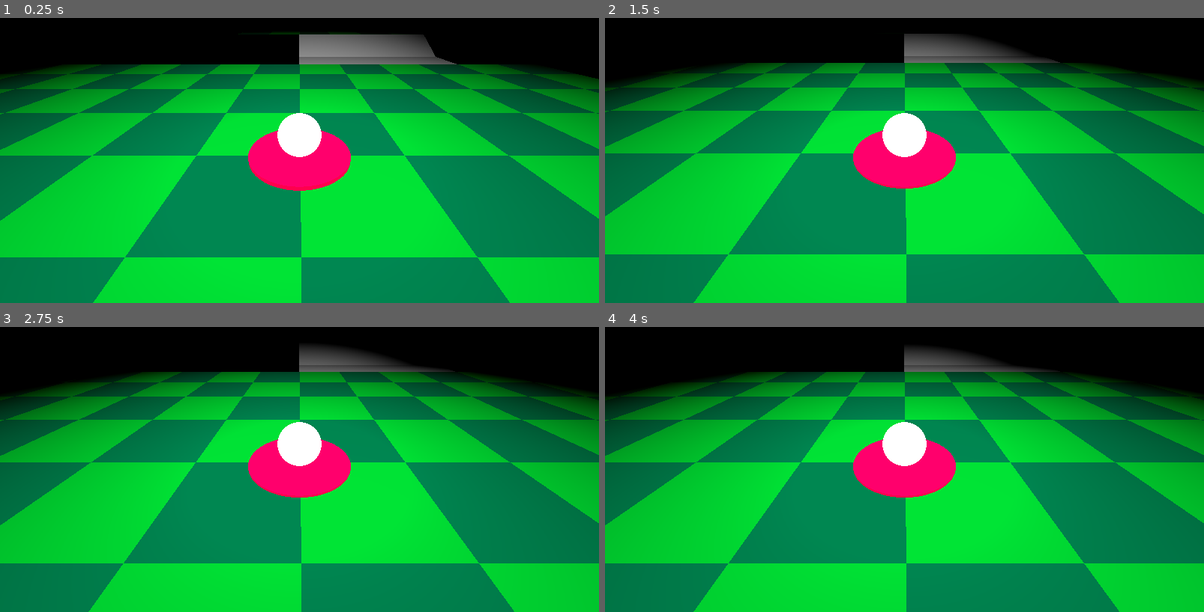
Above: before the commit, frames 1-4 (two rows, left to right).
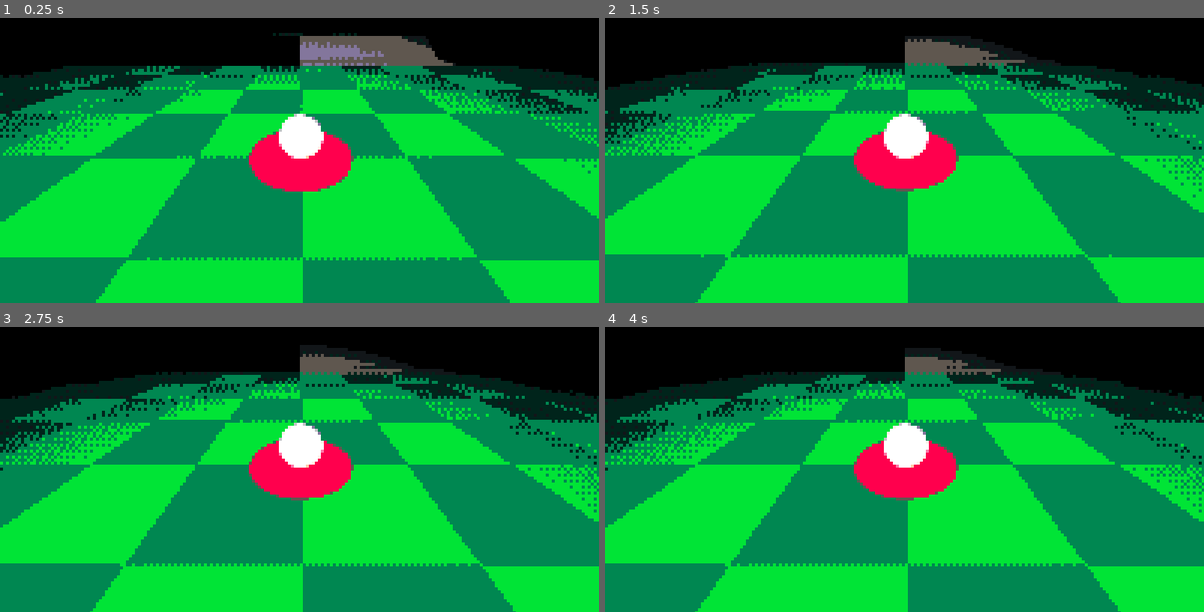
Above: after the commit, the same moments.

Repository: dhuddleston/BigModeGameJam2025
Game: Godot game, scene res://Scenes/ball_test_scene.tscn
The game is run twice, just before and just after one commit, with the same random seed, the same clock (stepped at 60 frames per second) and the same inputs.
Inputs (mouse positions are in pixels of both pictures, inside the frame that each line leads up to):
- Up to frame 1 (0.25 s): no input
- Up to frame 2 (1.5 s): tap Enter at 0.5 s; move the mouse to (934, 134) at 0.52 s; click (934, 134) at 0.67 s; tap Space at 0.77 s; move the mouse to (874, 137) at 1.27 s; click (874, 137) at 1.42 s
- Up to frame 3 (2.75 s): tap Space at 1.52 s; move the mouse to (311, 438) at 2.02 s; click (311, 438) at 2.17 s
- Up to frame 4 (4 s): move the mouse to (898, 449) at 2.77 s; click (898, 449) at 2.92 s; tap Space at 3.02, 3.77 s; move the mouse to (946, 446) at 3.52 s; click (946, 446) at 3.67 s

The runs differ from the first frame. In frame 1, 27% of the frame differs, in the area x 0-100%, y 4-100%; in frame 2, 30%; in frame 3, 31%; in frame 4, 31%, in the area x 0-100%, y 7-100%.

Commit message:
Made power arrow render in front of scenery

Diff:
--- a/Prefabs/Gameplay/player_controller_fab.tscn
+++ b/Prefabs/Gameplay/player_controller_fab.tscn
@@ -3,6 +3,7 @@
 [ext_resource type="Script" path="res://Scripts/player_controller.gd" id="1_nv0vu"]
 [ext_resource type="PhysicsMaterial" uid="uid://bjqrehal88572" path="res://PhysMats/ball.tres" id="2_jcgso"]
 [ext_resource type="Material" uid="uid://be0w0a33lrpw4" path="res://Materials/IndicatorMat.tres" id="3_1tfm4"]
+[ext_resource type="Texture2D" uid="uid://41wkn78onipe" path="res://Textures/PowerArrow.png" id="3_vpn5j"]
 
 [sub_resource type="SphereShape3D" id="SphereShape3D_0ujoa"]
 
@@ -14,8 +15,6 @@
 
 [sub_resource type="Environment" id="Environment_wmfqj"]
 background_mode = 1
-
-[sub_resource type="PrismMesh" id="PrismMesh_10uax"]
 
 [sub_resource type="CylinderMesh" id="CylinderMesh_0riom"]
 material = ExtResource("3_1tfm4")
@@ -66,12 +65,14 @@
 environment = SubResource("Environment_wmfqj")
 
 [node name="PowerVisualizer" type="Node3D" parent="CameraRoot"]
-transform = Transform3D(1, 0, 0, 0, 1, 0, 0, 0, 1, 0, -0.1, 0)
+transform = Transform3D(1, 0, 0, 0, 1, 0, 0, 0, 1, 0, -0.09, -0.2)
 
-[node name="MeshInstance3D" type="MeshInstance3D" parent="CameraRoot/PowerVisualizer"]
-transform = Transform3D(0.24, 0, 0, 0, -4.37114e-07, 0.029, 0, -10, -1.26763e-09, 0, 0, -5)
-mesh = SubResource("PrismMesh_10uax")
-surface_material_override/0 = ExtResource("3_1tfm4")
+[node name="Sprite3D" type="Sprite3D" parent="CameraRoot/PowerVisualizer"]
+transform = Transform3D(1, 0, 0, 0, -4.37114e-07, 1, 0, -10, -4.37114e-08, 0, 0, -3.22)
+no_depth_test = true
+texture_filter = 0
+render_priority = 110
+texture = ExtResource("3_vpn5j")
 
 [node name="ReadyVisualizer" type="MeshInstance3D" parent="CameraRoot"]
 transform = Transform3D(1, 0, 0, 0, 1, 0, 0, 0, 1, 0, -0.1, 0)
--- a/Scenes/ball_test_scene.tscn
+++ b/Scenes/ball_test_scene.tscn
@@ -1,14 +1,19 @@
-[gd_scene load_steps=14 format=3 uid="uid://cc2qtlonu3kjy"]
+[gd_scene load_steps=21 format=3 uid="uid://cc2qtlonu3kjy"]
 
 [ext_resource type="PhysicsMaterial" uid="uid://h7seibwfgsp4" path="res://PhysMats/wall.tres" id="3_1k2k1"]
-[ext_resource type="Material" uid="uid://brk32xxt11xlq" path="res://Shaders/pixelate.tres" id="3_job2l"]
-[ext_resource type="Material" uid="uid://dhx4ofxlsc56i" path="res://Shaders/quantize.tres" id="4_ne0pl"]
 [ext_resource type="Material" uid="uid://c0eyq16e63ikx" path="res://Shaders/dither.tres" id="5_7iyac"]
 [ext_resource type="PackedScene" uid="uid://uuu0lldfmxi2" path="res://Prefabs/Floors/Flat/FloorFlat4x4.tscn" id="6_4w6cb"]
 [ext_resource type="PackedScene" uid="uid://cyeckytrn2v3p" path="res://Prefabs/Gameplay/player_controller_fab.tscn" id="6_cntky"]
 [ext_resource type="PackedScene" uid="uid://e8rexjmxsd0w" path="res://Prefabs/Floors/Flat/FloorFlat1x1.tscn" id="6_xh33y"]
 [ext_resource type="PackedScene" uid="uid://rfk1togee3x8" path="res://Prefabs/Floors/Ramp/FloorRampBottom1x1.tscn" id="8_cdodo"]
-[ext_resource type="ArrayMesh" uid="uid://bqhvjlmfjl246" path="res://Models/Root Scene_Ground_014.res" id="9_klruw"]
+[ext_resource type="PhysicsMaterial" uid="uid://cfru8dkauad3i" path="res://PhysMats/ground_standard.tres" id="8_xn7ex"]
+[ext_resource type="ArrayMesh" uid="uid://dv6b7egi3oot" path="res://Models/Root Scene_Ground_011.res" id="9_7k64p"]
+[ext_resource type="ArrayMesh" uid="uid://udn6koxew45v" path="res://Models/Root Scene_Stair.res" id="10_skjgn"]
+[ext_resource type="ArrayMesh" uid="uid://vw15nl8oy61m" path="res://Models/Root Scene_Stair_001.res" id="11_4td1j"]
+[ext_resource type="ArrayMesh" uid="uid://dtop2g8myfy3w" path="res://Models/Root Scene_Stair_002.res" id="12_732k1"]
+[ext_resource type="ArrayMesh" uid="uid://dadwiurwp888x" path="res://Models/Root Scene_Stair_003.res" id="13_p3wny"]
+[ext_resource type="ArrayMesh" uid="uid://bufcp7ks7rgwh" path="res://Models/Root Scene_Stair_004.res" id="14_78ihk"]
+[ext_resource type="ArrayMesh" uid="uid://b8mi5kxlo7ui0" path="res://Models/Root Scene_Stair_005.res" id="15_i05x3"]
 
 [sub_resource type="BoxShape3D" id="BoxShape3D_7atu5"]
 
@@ -17,6 +22,11 @@
 [sub_resource type="CylinderShape3D" id="CylinderShape3D_dkji4"]
 
 [sub_resource type="CylinderMesh" id="CylinderMesh_w5iey"]
+
+[sub_resource type="BoxShape3D" id="BoxShape3D_eu50g"]
+
+[sub_resource type="ConvexPolygonShape3D" id="ConvexPolygonShape3D_ec82p"]
+points = PackedVector3Array(0, 0, 0.5, 1, 0, 0.5, 0, 0.25, 0, 1, 0.25, 0, 0, -0.01, 0.5, 1, -0.01, 0.5, 0, 0.24, 0, 1, 0.24, 0)
 
 [node name="BallTestScene" type="Node3D"]
 
@@ -192,26 +202,7 @@
 
 [node name="CanvasLayer" type="CanvasLayer" parent="."]
 
-[node name="Pixelate" type="ColorRect" parent="CanvasLayer"]
-visible = false
-material = ExtResource("3_job2l")
-anchors_preset = 15
-anchor_right = 1.0
-anchor_bottom = 1.0
-grow_horizontal = 2
-grow_vertical = 2
-
-[node name="Palette Quantize" type="ColorRect" parent="CanvasLayer"]
-visible = false
-material = ExtResource("4_ne0pl")
-anchors_preset = 15
-anchor_right = 1.0
-anchor_bottom = 1.0
-grow_horizontal = 2
-grow_vertical = 2
-
 [node name="Palette Dither" type="ColorRect" parent="CanvasLayer"]
-visible = false
 material = ExtResource("5_7iyac")
 anchors_preset = 15
 anchor_right = 1.0
@@ -239,12 +230,46 @@
 [node name="FloorFlat1x1n" parent="." instance=ExtResource("6_xh33y")]
 transform = Transform3D(1, 0, 0, 0, 1, 0, 0, 0, 1, 3, 0, 3)
 
-[node name="FloorRampBottom1x1n" parent="." instance=ExtResource("8_cdodo")]
+[node name="FloorRampBottom1x1n" type="StaticBody3D" parent="."]
 transform = Transform3D(-1, 0, 0, 0, 1, 0, 0, 0, 1, 2, 0, -3)
+physics_material_override = ExtResource("8_xn7ex")
+
+[node name="MeshInstance3D" type="MeshInstance3D" parent="FloorRampBottom1x1n"]
+transform = Transform3D(-4.37114e-08, 0, 1, 0, 1, 0, -1, 0, -4.37114e-08, 0.5, 0, 0.5)
+mesh = ExtResource("9_7k64p")
+
+[node name="CollisionShape3D" type="CollisionShape3D" parent="FloorRampBottom1x1n"]
+transform = Transform3D(1, 0, 0, 0, 0.01, 0, 0, 0, 0.5, 0.5, -0.005, 0.75)
+shape = SubResource("BoxShape3D_eu50g")
+
+[node name="CollisionShape3D2" type="CollisionShape3D" parent="FloorRampBottom1x1n"]
+shape = SubResource("ConvexPolygonShape3D_ec82p")
 
 [node name="MeshInstance3D2" type="MeshInstance3D" parent="FloorRampBottom1x1n"]
-transform = Transform3D(1, 0, 0, 0, 1, 0, 0, 0, 1, -2, 1, 0)
-mesh = ExtResource("9_klruw")
+transform = Transform3D(1, 0, 0, 0, 1, 0, 0, 0, 1, -14, 1, 0)
+mesh = ExtResource("10_skjgn")
+
+[node name="MeshInstance3D3" type="MeshInstance3D" parent="FloorRampBottom1x1n"]
+transform = Transform3D(1, 0, 0, 0, 1, 0, 0, 0, 1, -16, 1, 0)
+mesh = ExtResource("11_4td1j")
+
+[node name="MeshInstance3D4" type="MeshInstance3D" parent="FloorRampBottom1x1n"]
+transform = Transform3D(1, 0, 0, 0, 1, 0, 0, 0, 1, -18, 1, 0)
+mesh = ExtResource("12_732k1")
+
+[node name="MeshInstance3D5" type="MeshInstance3D" parent="FloorRampBottom1x1n"]
+transform = Transform3D(1, 0, 0, 0, 1, 0, 0, 0, 1, -20, 1, 0)
+mesh = ExtResource("13_p3wny")
+
+[node name="MeshInstance3D6" type="MeshInstance3D" parent="FloorRampBottom1x1n"]
+transform = Transform3D(1, 0, 0, 0, 1, 0, 0, 0, 1, -22, 1, 0)
+mesh = ExtResource("14_78ihk")
+
+[node name="MeshInstance3D7" type="MeshInstance3D" parent="FloorRampBottom1x1n"]
+transform = Transform3D(1, 0, 0, 0, 1, 0, 0, 0, 1, -24, 1, 0)
+mesh = ExtResource("15_i05x3")
 
 [node name="FloorRampBottom1x1n2" parent="." instance=ExtResource("8_cdodo")]
 transform = Transform3D(-1, 0, 0, 0, 1, 0, 0, 0, 1, 1, 0, -3)
+
+[editable path="PlayerController"]
Binary file added: Textures/PowerArrow.png
Not shown, added: Textures/PowerArrow.png.import
